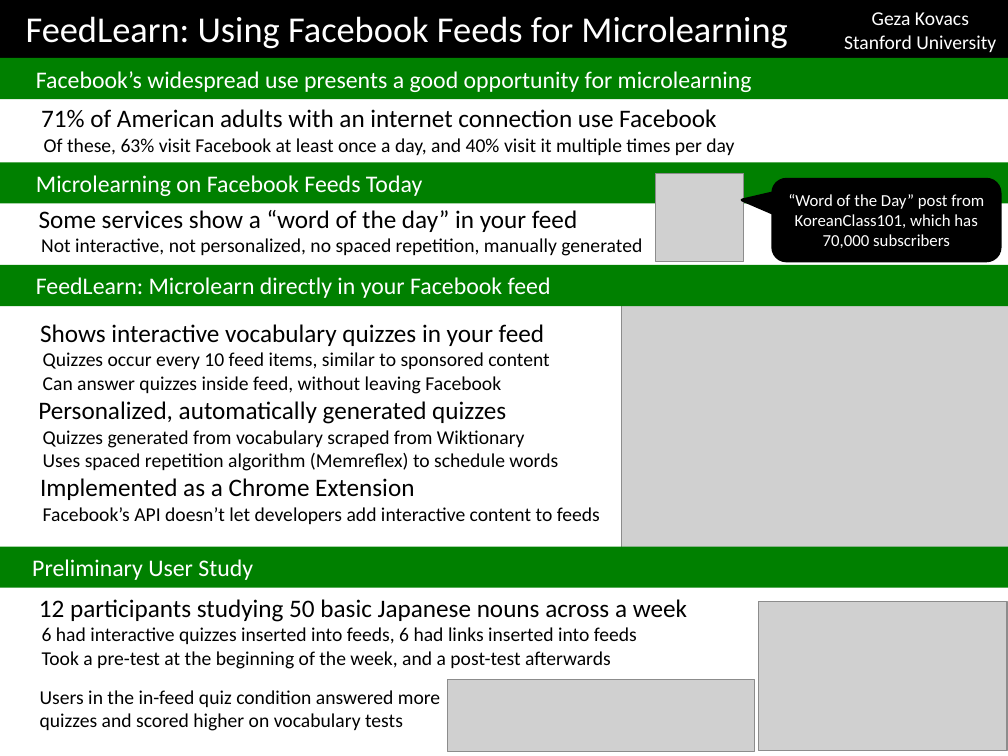
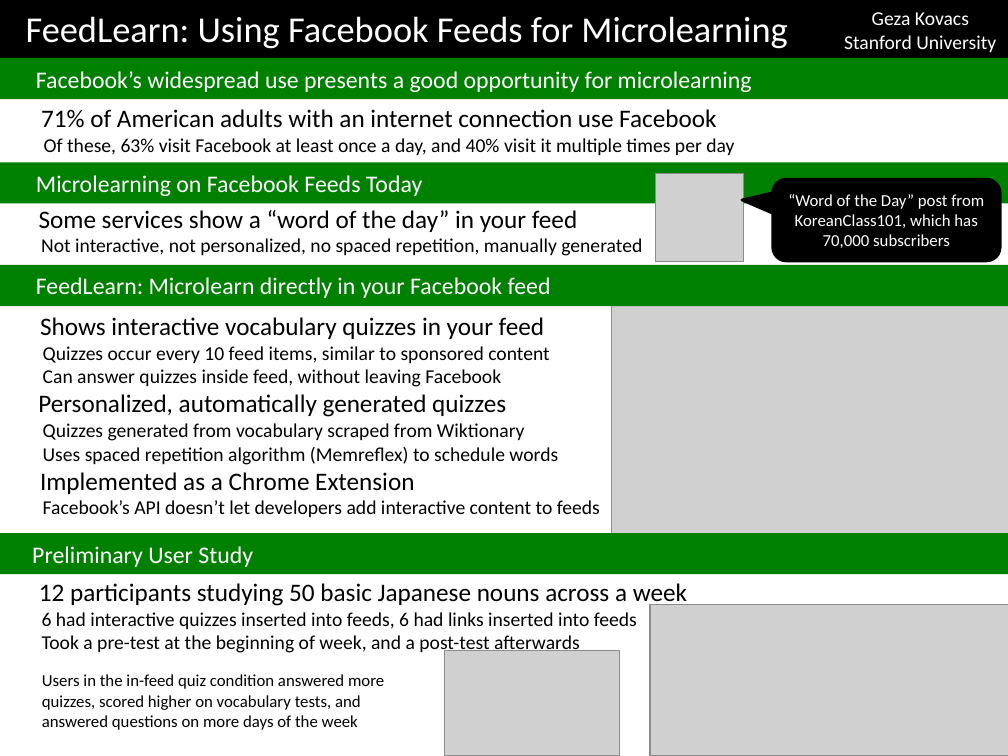
Before and after one commit to gkovacs/edvertisements-microlearning-paper, a slide deck: slide 1 of feedlearn-poster.pptx. Drawn at 1008x756 pixels with LibreOffice and Linux fonts; fonts in the diff are those of the drawing; grey boxes stand for pictures. Boxes give left, top, right and bottom in pixels: in the first picture for what was removed or moved away, otherwise in the second. Text is boxed around its words. In the diff, an @@ line names an element or a change of style, - is before the commit and + after.

```diff
--- a/feedlearn-poster.pptx
+++ b/feedlearn-poster.pptx
@@ text "Shows interactive vocabulary quizzes in ..." moved from (x1=38, y1=324, x2=600, y2=524) to (x1=38, y1=317, x2=600, y2=517) @@
@@ picture resized from (x1=622, y1=305, x2=1008, y2=547) to (x1=612, y1=301, x2=1008, y2=538) @@
@@ rectangle "Preliminary User Study" moved from (x1=0, y1=546, x2=1008, y2=588) to (x1=0, y1=533, x2=1008, y2=575) @@
@@ text "12 participants studying 50 basic ..." moved from (x1=39, y1=599, x2=687, y2=669) to (x1=39, y1=583, x2=687, y2=655) @@
@@ picture added at (x1=650, y1=605, x2=1008, y2=756) @@
@@ text at (x1=42, y1=635, x2=580, y2=655): text changed @@
-Took a pre-test at the beginning of the week, and a post-test afterwards
+Took a pre-test at the beginning of week, and a post-test afterwards
@@ picture resized from (x1=758, y1=601, x2=1007, y2=750) to (x1=445, y1=650, x2=620, y2=756) @@
@@ text at (x1=42, y1=674, x2=384, y2=730): text changed; size 14 to 12 pt @@
-Users in the in-feed quiz condition answered more quizzes and scored higher on vocabulary tests
+Users in the in-feed quiz condition answered more quizzes, scored higher on vocabulary tests, and answered questions on more days of the week
@@ picture removed at (x1=448, y1=679, x2=755, y2=751) @@
```
Also in this commit, not shown: 7 other files.
